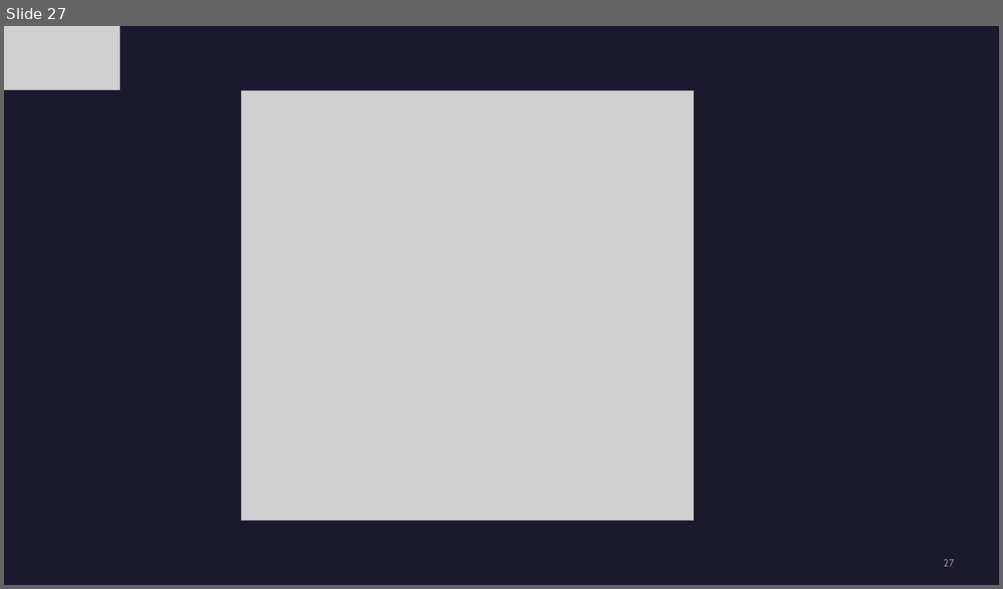
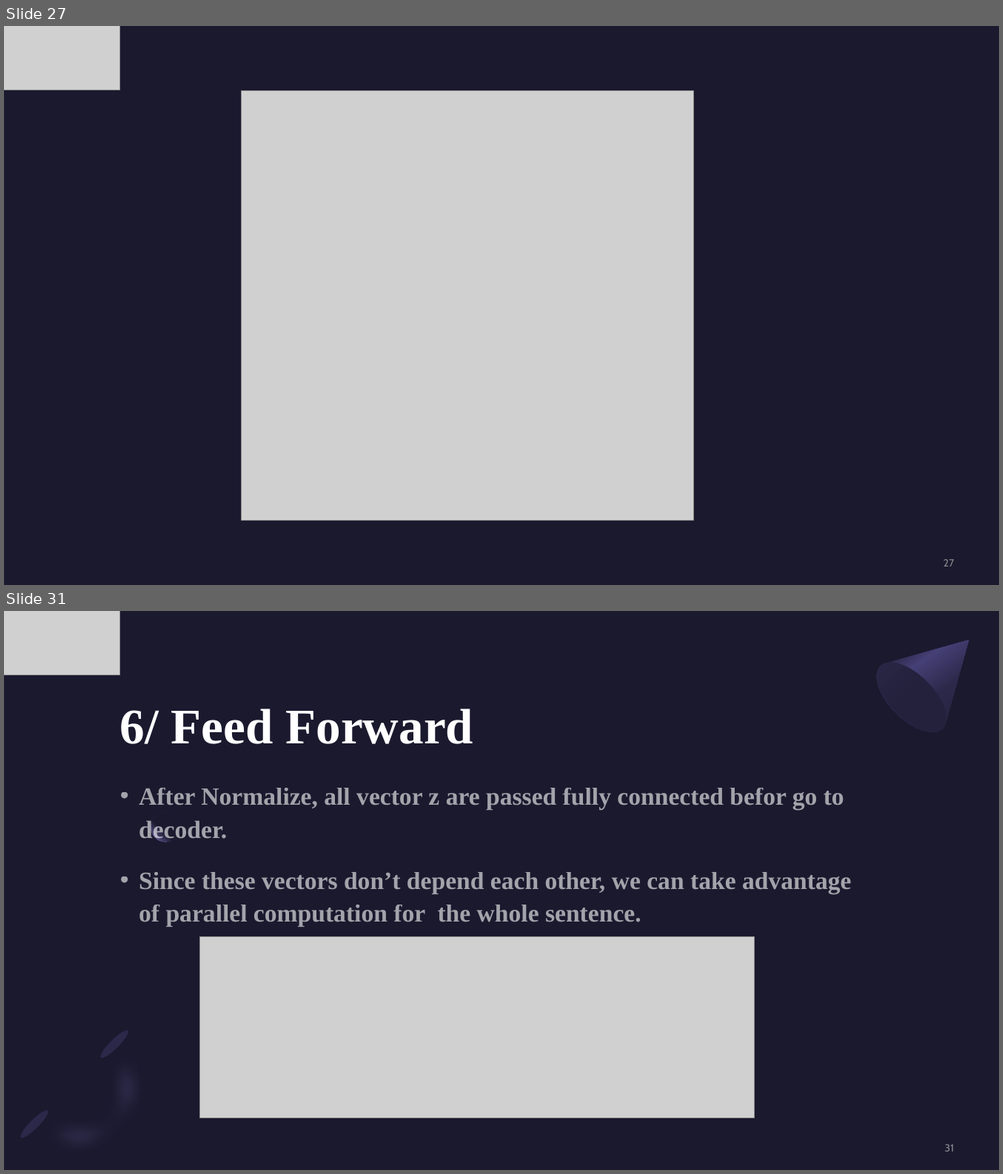
Before and after one commit to kiranes8c/CNTT2, a slide deck: DOC/Tuan 1 - Tìm hiểu machine translation.pptx. Shown one above the other, each under a label of ours: slide 27 before the commit, slides 27 and 31 after it; the slides between them are not shown. The pictures are 1003x589 and 1003x1174 pixels, drawn with LibreOffice and Linux fonts; fonts in the diff are those of the drawing; grey boxes stand for pictures. Boxes give left, top, right and bottom in pixels: in the first picture for what was removed or moved away, otherwise in the second. Text is boxed around its words. In the diff, an @@ line names an element or a change of style, - is before the commit and + after.

```diff
--- a/DOC/Tuan 1 - Tìm hiểu machine translation.pptx
+++ b/DOC/Tuan 1 - Tìm hiểu machine translation.pptx
@@ slide 31 added at box(4, 611, 999, 1170), background #1B192E @@
@@ picture added at box(4, 611, 119, 675) @@
@@ freeform shape added at box(865, 611, 999, 744), fill gradient #2C284A to #454075 to #1B192E @@
@@ ellipse added at box(864, 651, 958, 744), fill gradient #23213C to #2C284A @@
@@ title added at box(120, 709, 474, 744), 48 pt, text #FFFFFF, bold @@
+6/ Feed Forward
@@ text added at box(139, 788, 851, 927), 24 pt, text #FFFFFF at 60% opacity, bold @@
+• After Normalize, all vector z are passed fully connected befor go to decoder.
+• Since these vectors don’t depend each other, we can take advantage of parallel computation for the whole sentence.
@@ ellipse added at box(151, 812, 180, 842), fill gradient #1B192E to #7771B2 @@
@@ picture added at box(200, 937, 754, 1119) @@
@@ freeform shape added at box(12, 1022, 183, 1170), fill #7771B2 at 40% opacity @@
@@ ellipse added at box(98, 1028, 131, 1062), fill #2C284A @@
@@ ellipse added at box(18, 1108, 51, 1142), fill #2C284A @@
@@ page number added at box(945, 1145, 954, 1152), 10 pt, text #A6A6A6 at 80% opacity @@
+31
```
Also in this commit, not shown: 1 slide changed, 5 other slides added, 3 slides removed.
